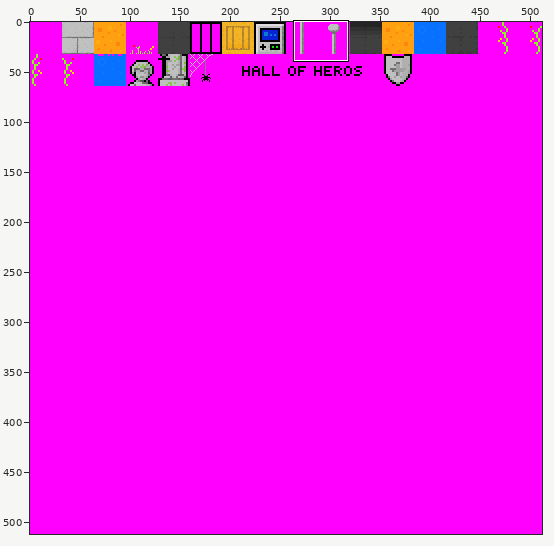
Sprite sheet: media/image/tiles.png. The picture above shows the old version from afar; the outline marks the close-up.
Close-up. Before:
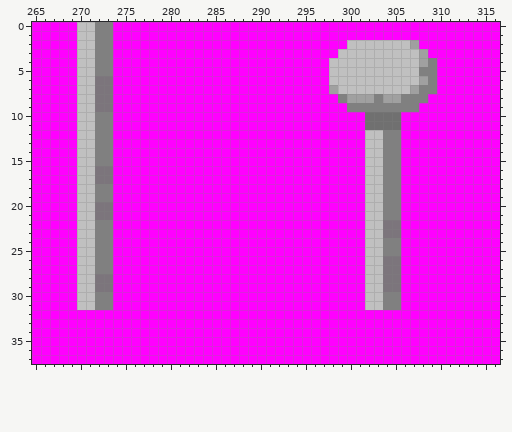
The file is 512x512 pixels. Colours within 5 levels of each other are drawn and written as one. Shown: x 265..316, y 0..37. The commit also changed other parts of the picture, which this record leaves out.
After:
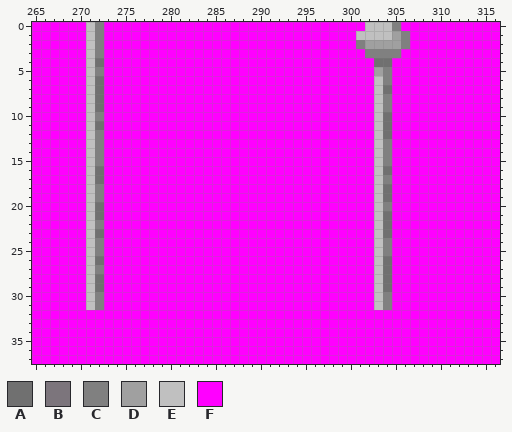
Palette (. is transparent): A #707070  B #7c757c  C #808080  D #a0a0a0  E #c0c0c0  F #ff00ff
The exact change:
Colour B gives way to colour A in rows 6 to 9 at x 272; in rows 16 to 17 at x 272; in rows 20 to 21 at x 272; in rows 22 to 23 at x 304; in rows 26 to 27 at x 304; in rows 28 to 29 at x 272 and 304.
Colour C gives way to colour A in row 4 at x 272; in row 11 at x 272; in row 12 at x 304; in row 16 at x 304; in rows 18 to 19 at x 304; in row 21 at x 304.
Colour C gives way to colour A in row 23 at x 272; in row 26 at x 272.
Colour E gives way to colour A in row 4 at x 303 to 304; in row 7 at x 304.
Colour D gives way to colour C in row 8 at x 304.
Colour E gives way to colour C in row 2 at x 301 and 306; in row 3 at x 302 to 305; in rows 5 to 6 at x 304.
Colour F gives way to colour C in row 0 at x 305; in row 1 at x 306.
Colour E gives way to colour D in row 2 at x 302 to 305; in row 5 at x 303.
Colour F gives way to colour D in row 1 at x 305.
Colour A gives way to colour E in rows 10 to 11 at x 303.
Colour C gives way to colour E in rows 8 to 9 at x 303.
Colour F gives way to colour E in row 0 at x 302 to 304; in row 1 at x 301 to 304.
Colour A gives way to colour F in rows 10 to 11 at x 302 and 305.
Colour B gives way to colour F in rows 6 to 9 at x 273; in rows 16 to 17 at x 273; in rows 20 to 21 at x 273; in rows 22 to 23 at x 305; in rows 26 to 27 at x 305; in rows 28 to 29 at x 273 and 305.
Colour C gives way to colour F in rows 0 to 3 at x 273; in row 4 at x 273 and 309; in row 5 at x 273 and 308 to 309; in row 6 at x 309; in row 7 at x 308 to 309; in row 8 at x 299 and 306 to 308.
Colour C gives way to colour F in row 9 at x 300 to 302 and 305 to 307; in rows 10 to 11 at x 273; in rows 12 to 15 at x 273 and 305; in rows 16 to 17 at x 305; in rows 18 to 19 at x 273 and 305; in rows 20 to 21 at x 305.
Colour C gives way to colour F in rows 22 to 23 at x 273; in rows 24 to 25 at x 273 and 305; in rows 26 to 27 at x 273; in rows 30 to 31 at x 273 and 305.
Colour D gives way to colour F in row 2 at x 307; in rows 3 to 4 at x 308; in row 6 at x 308; in row 7 at x 298 and 307; in row 8 at x 300 to 302 and 305.
Colour E gives way to colour F in rows 0 to 1 at x 270; in row 2 at x 270 and 300; in row 3 at x 270, 299 to 301 and 306 to 307; in rows 4 to 6 at x 270, 298 to 302 and 305 to 307; in row 7 at x 270, 299 to 302 and 305 to 306; in rows 8 to 11 at x 270.
Colour E gives way to colour F in rows 12 to 31 at x 270 and 302.
